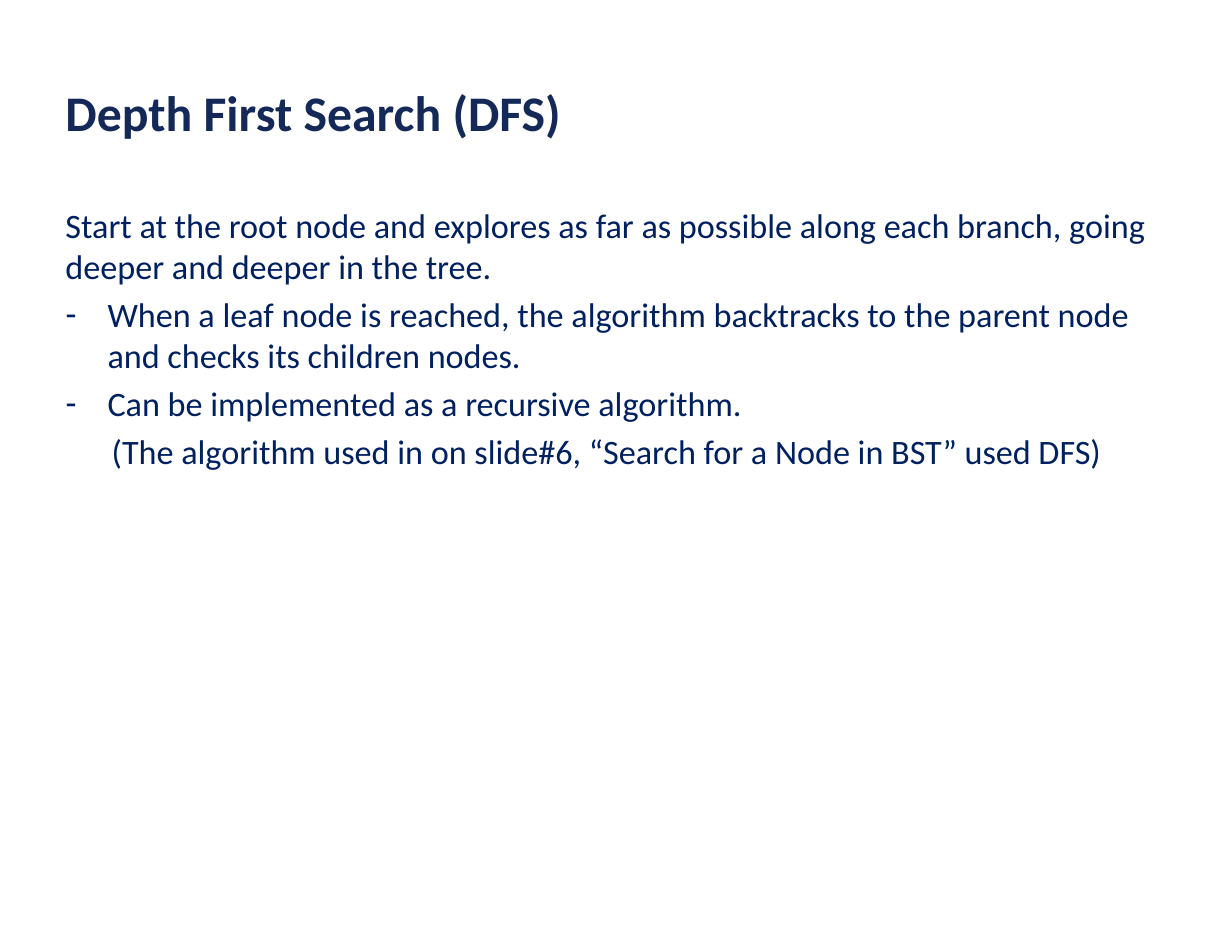
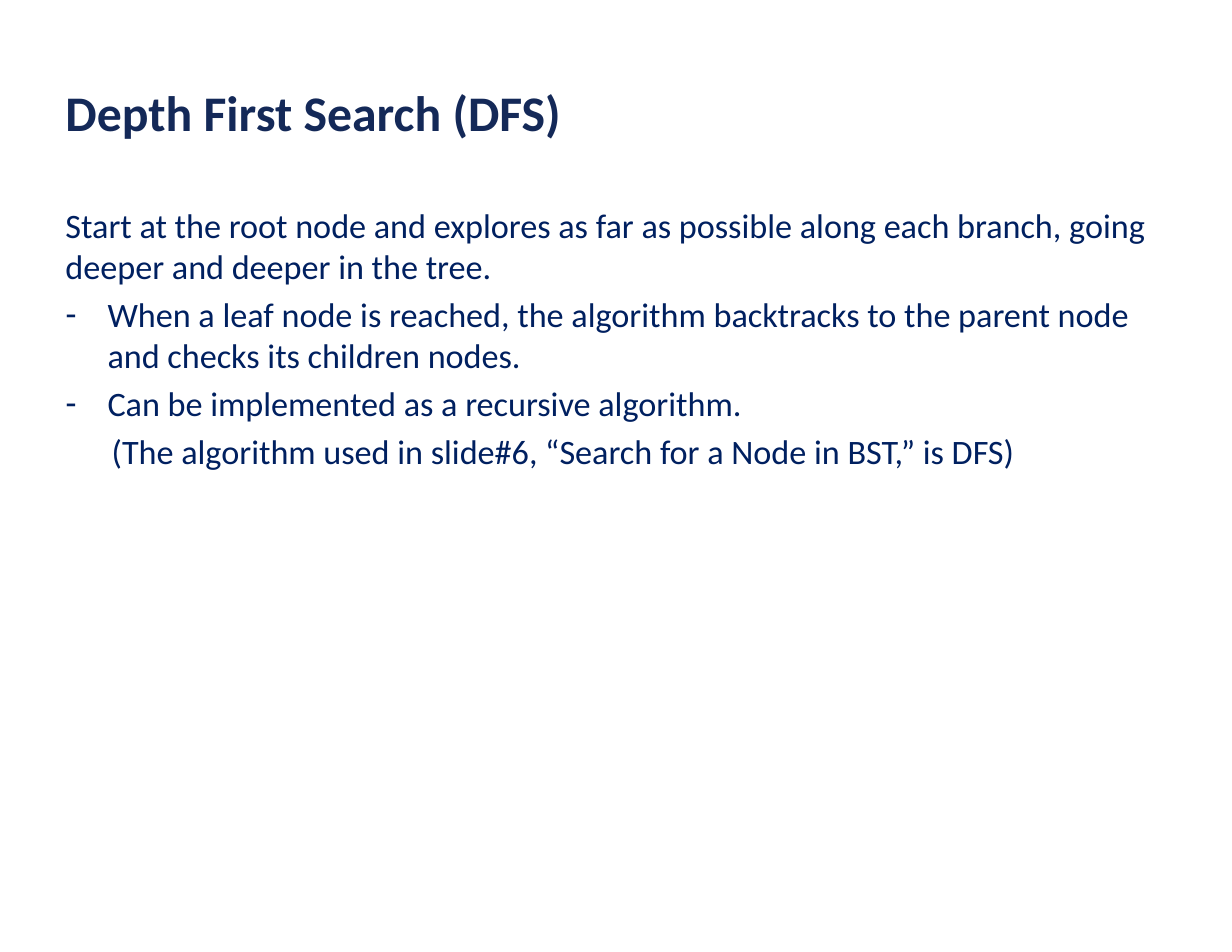
Before and after one commit to ubhowmik/ECE220_Fall2019, a slide deck: slide 21 of Lecture#21/Lecture_21_handout.pptx. Drawn at 1232x952 pixels with LibreOffice and Linux fonts; fonts in the diff are those of the drawing; background and template pictures are left out. Boxes give left, top, right and bottom in pixels: in the first picture for what was removed or moved away, otherwise in the second. Text is boxed around its words. In the diff, an @@ line names an element or a change of style, - is before the commit and + after.

```diff
--- a/Lecture#21/Lecture_21_handout.pptx
+++ b/Lecture#21/Lecture_21_handout.pptx
@@ text at [112,439,1014,470]: text changed @@
-(The algorithm used in on slide#6, “Search for a Node in BST” used DFS)
+(The algorithm used in slide#6, “Search for a Node in BST,” is DFS)
```
Also in this commit, not shown: 1 other file.
